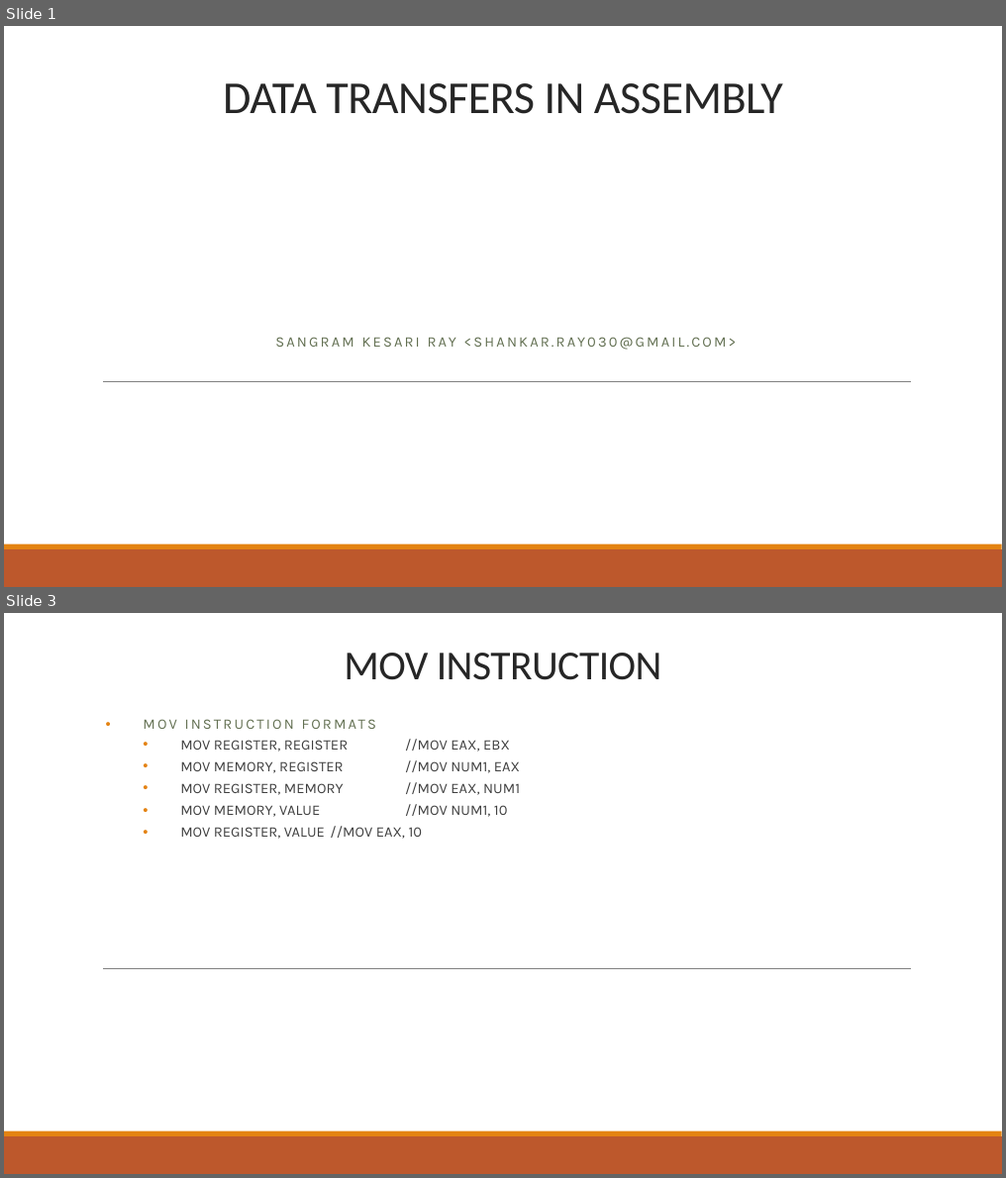
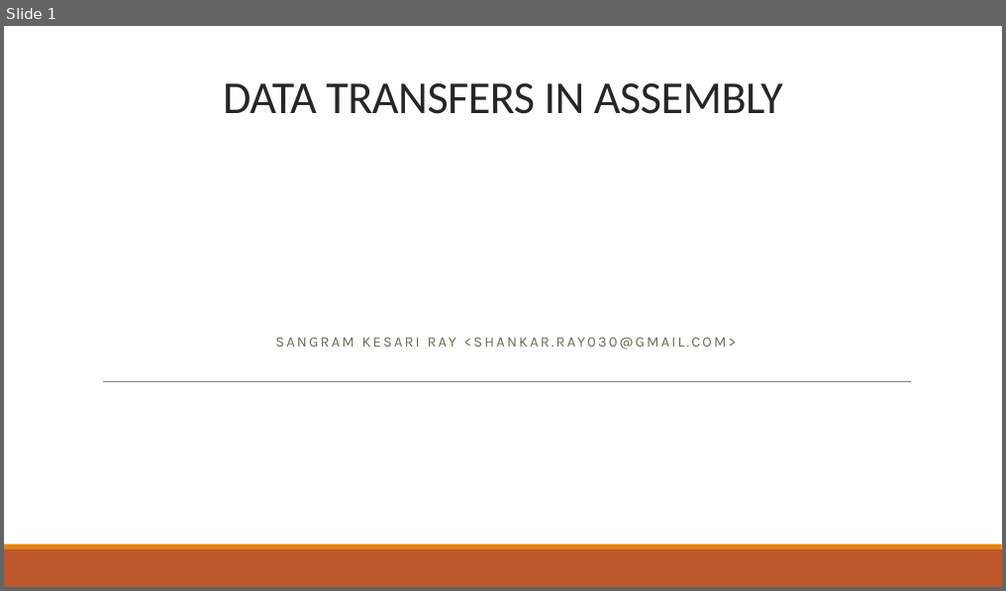
Before and after one commit to b1nch3f/Assembly-Language-Tutorials-for-Windows, a slide deck: 04 Data Transfers/Data Transfers - Part 2.pptx. Shown one above the other, each under a label of ours: slides 1 and 3 before the commit, slide 1 after it; the slides between them are not shown. The pictures are 1006x1178 and 1006x591 pixels, drawn with LibreOffice and Linux fonts; fonts in the diff are those of the drawing. Boxes give left, top, right and bottom in pixels: in the first picture for what was removed or moved away, otherwise in the second. Text is boxed around its words. In the diff, an @@ line names an element or a change of style, - is before the commit and + after.

```diff
--- a/04 Data Transfers/Data Transfers - Part 2.pptx
+++ b/04 Data Transfers/Data Transfers - Part 2.pptx
@@ slide 3 removed at (4,613,1002,1174), background #FFFFFF; not listed: 3 template elements that a slide beside it also shows @@
@@ title removed at (344,653,662,680) @@
-MOV INSTRUCTION
@@ subtitle removed at (180,739,520,839) @@
-• MOV INSTRUCTION FORMATS
-  • MOV REGISTER, REGISTER //MOV EAX, EBX
-  • MOV MEMORY, REGISTER //MOV NUM1, EAX
-  • MOV REGISTER, MEMORY //MOV EAX, NUM1
-  • MOV MEMORY, VALUE //MOV NUM1, 10
-  • MOV REGISTER, VALUE //MOV EAX, 10
```
Also in this commit, not shown: 10 slides added, 6 other slides removed, 17 other files.
